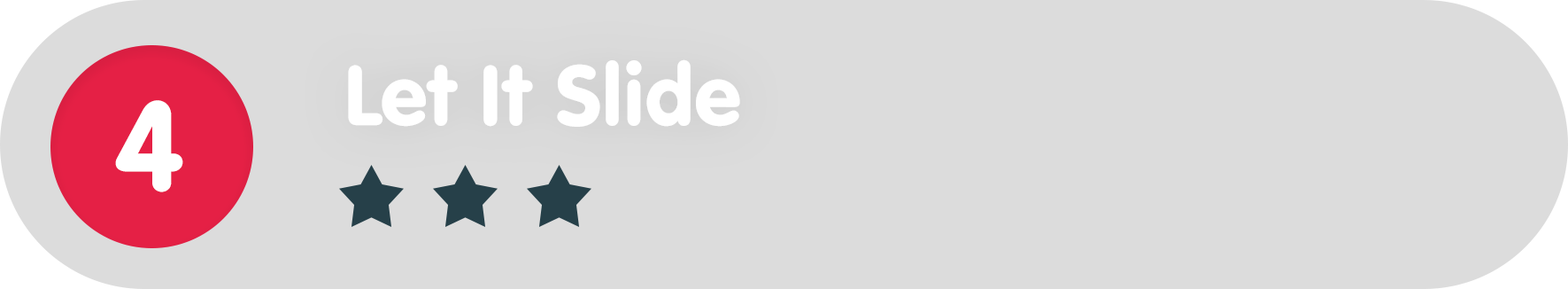
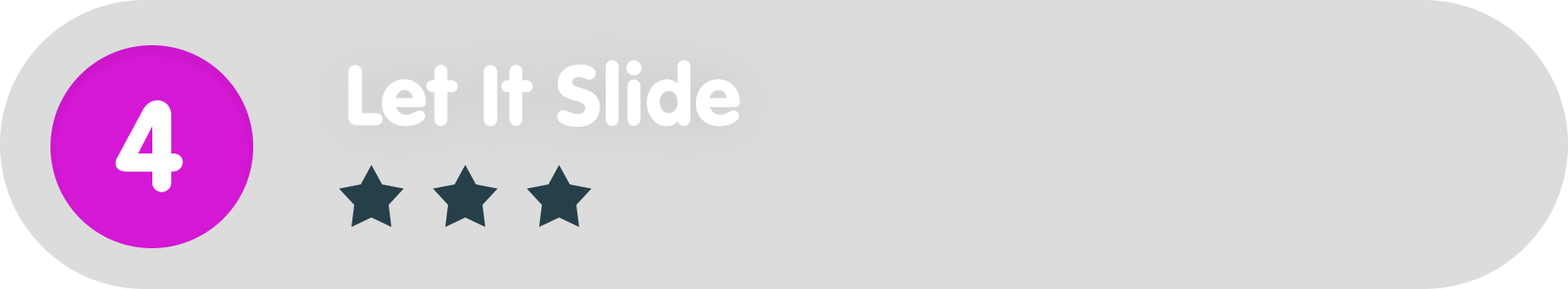
Comparing the layer stacks of the two 1568 × 289 images. Changes:
painted on "Ellipse_green" over bbox(50, 45, 254, 248)
